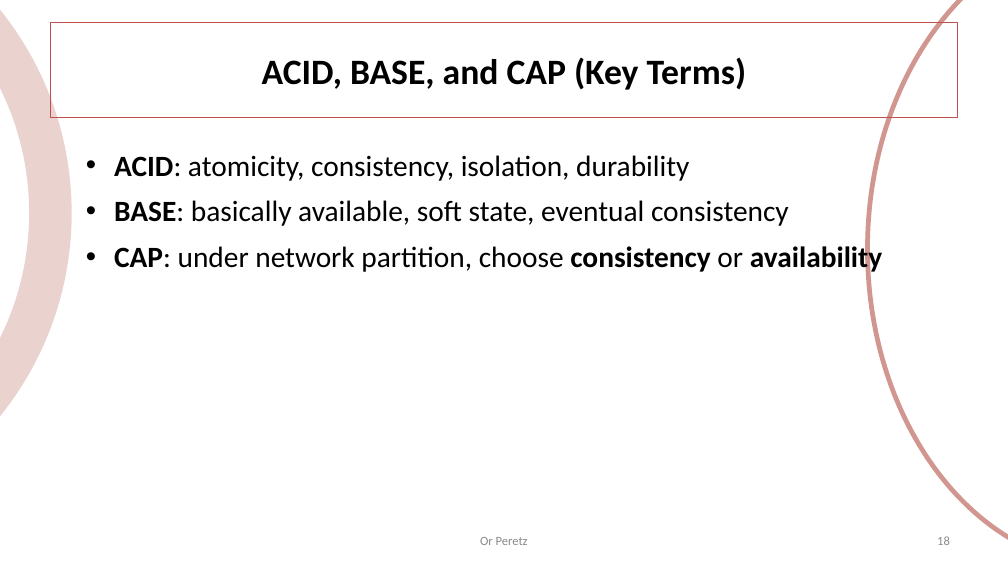
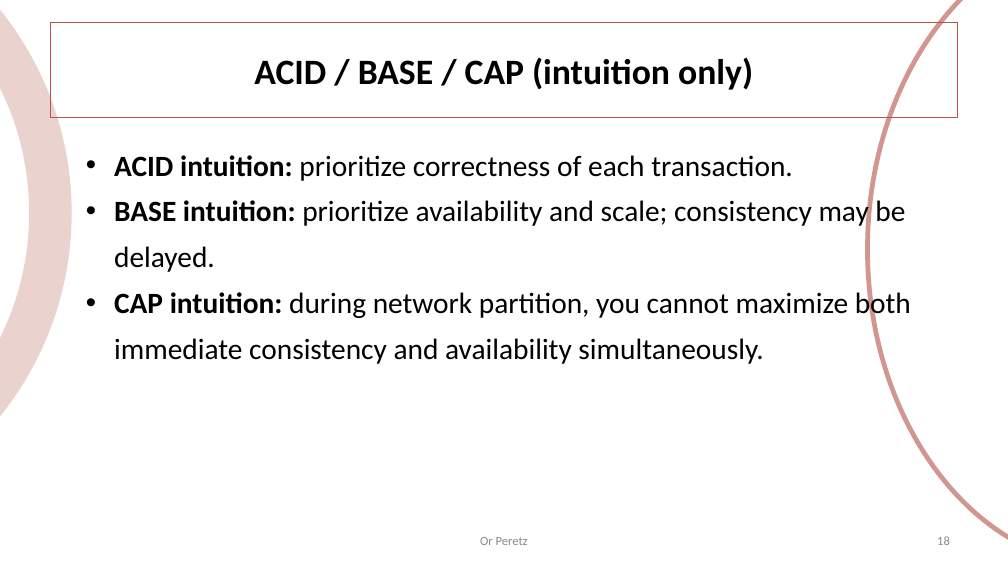
Before and after one commit to OrPerets/data-engineering-course, a slide deck: slide 18 of build/03-distributed-dbs.pptx. Drawn at 1008x567 pixels with LibreOffice and Linux fonts; fonts in the diff are those of the drawing. Boxes give left, top, right and bottom in pixels: in the first picture for what was removed or moved away, otherwise in the second. Text is boxed around its words. In the diff, an @@ line names an element or a change of style, - is before the commit and + after.

```diff
--- a/build/03-distributed-dbs.pptx
+++ b/build/03-distributed-dbs.pptx
@@ title at (254, 57, 753, 90): text changed @@
-ACID, BASE, and CAP (Key Terms)
+ACID / BASE / CAP (intuition only)
@@ text at (114, 155, 911, 364): text changed @@
-• ACID: atomicity, consistency, isolation, durability
-• BASE: basically available, soft state, eventual consistency
-• CAP: under network partition, choose consistency or availability
+• ACID intuition: prioritize correctness of each transaction.
+• BASE intuition: prioritize availability and scale; consistency may be delayed.
+• CAP intuition: during network partition, you cannot maximize both immediate consistency and availability simultaneously.
```
Also in this commit, not shown: 13 other slides changed, 24 slides added, 16 slides removed, 24 other files.
